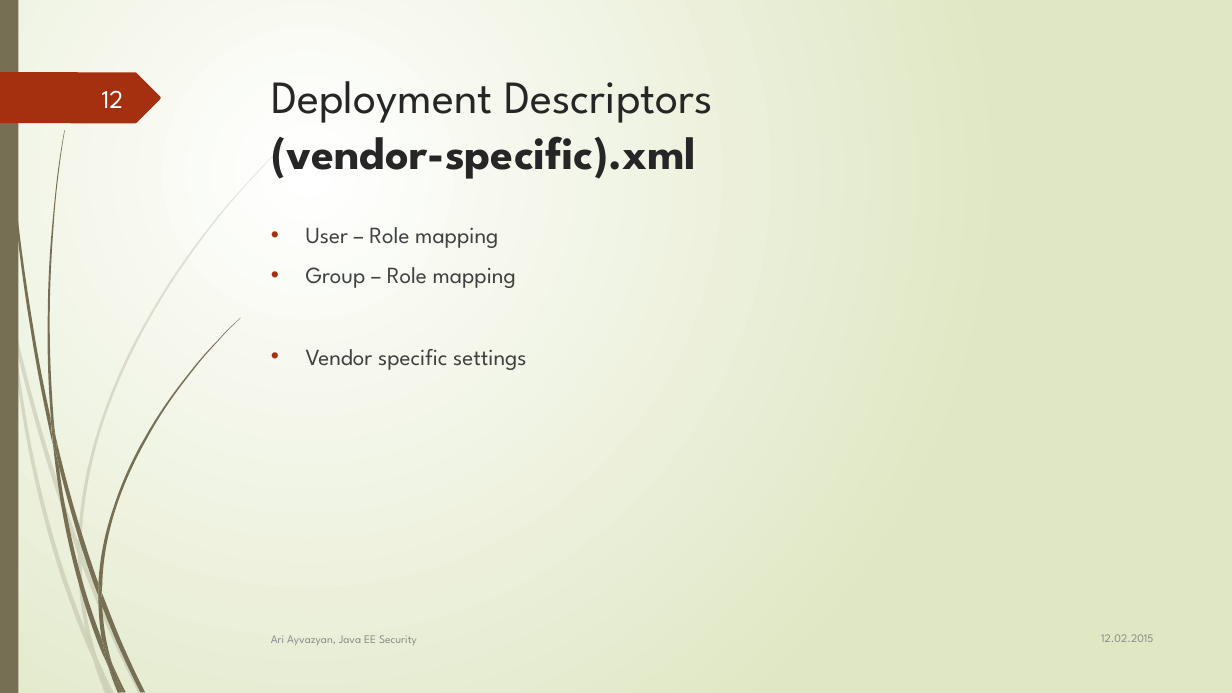
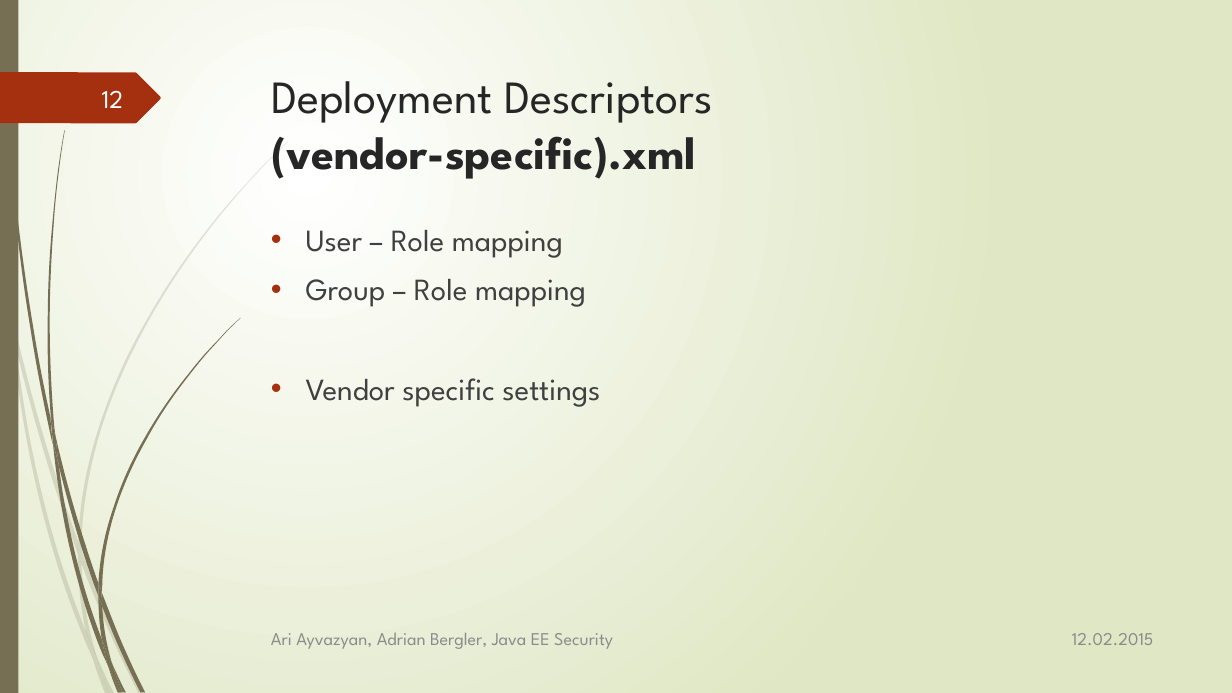
Before and after one commit to aayvazyan-tgm/JavaEESecurityExample, a slide deck: slide 12 of doc/Java EE - Security.pptx. Drawn at 1232x693 pixels with LibreOffice and Linux fonts; fonts in the diff are those of the drawing. Boxes give left, top, right and bottom in pixels: in the first picture for what was removed or moved away, otherwise in the second. Text is boxed around its words. In the diff, an @@ line names an element or a change of style, - is before the commit and + after.

```diff
--- a/doc/Java EE - Security.pptx
+++ b/doc/Java EE - Security.pptx
@@ text "User – Role mapping" at <box>306,230,600,407</box>: size 18 to 24 pt @@
@@ text "12.02.2015" at <box>1072,633,1154,645</box>: size 9 to 14 pt @@
@@ text at <box>271,633,613,649</box>: text changed; size 9 to 14 pt @@
-Ari Ayvazyan, Java EE Security
+Ari Ayvazyan, Adrian Bergler, Java EE Security
```
Also in this commit, not shown: 25 other slides changed.
